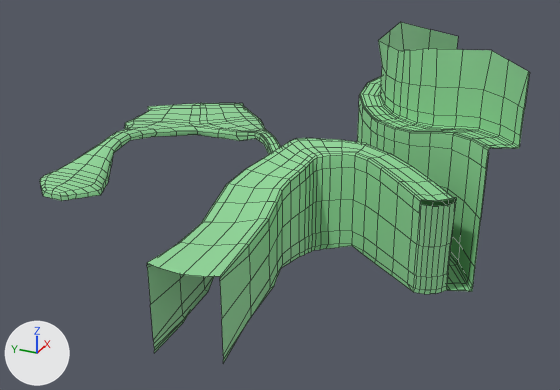
One commit to the FBX model Assets/Terrain/terrain_W1A5.fbx: the scene before it, then after it.
Camera for both pictures: a camera (50 mm lens) standing at (-279.0, -860.0, 150.0) and looking at (5.0, -732.0, 7.0). The axes (+X, +Y, +Z) are drawn at lower left. The lights are the same throughout. Mesh edges are drawn as thin lines. Where no turn or scale is listed for an object, it has been applied to the vertices.

Names of what the first picture shows: 'W1A5_mesh'.
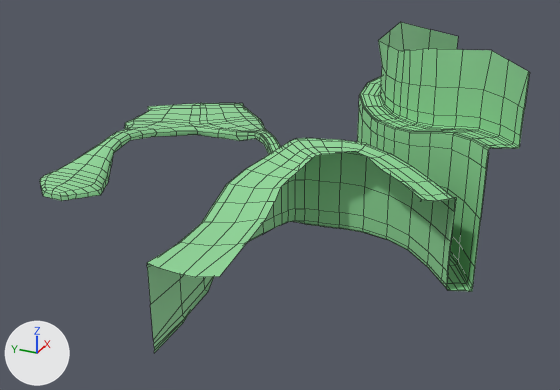
Location of each change, [x1, y1, x2, y2] in pixels of the pictures (560 x 390 px):
'W1A5_mesh', reshaped
    before: [40, 22, 530, 363]
    after: [40, 22, 530, 353]
part 1 of me_mesh, cut back
    before: [183, 151, 456, 363]
    after: [183, 151, 426, 277]

Edits to the bpy script that builds the scene:
```text
Change me_mesh:
    used by ob_w1a5_mesh; location = (0.0, 0.0, 0.0)
    remove me_mesh.from_pydata(...)  # 1116 vertices, 1028 faces; spans x -104.0..135.0, y -836.0..-598.0, z -7.0..90.0
    add me_mesh.from_pydata(...)  # 963 vertices, 885 faces; spans x -104.0..135.0, y -836.0..-598.0, z -7.0..90.0
    me_mesh part 1
    155 vertices are removed from x -102.0..-20.0, y -819.0..-752.0, z -1.0..50.0
    156 faces are deleted
    1 vertex moves from x -102.0, y -756.0, z 29.0 to x -102.0, y -752.0, z 28.0
    2 vertices are added at (-40.0, -752.0, 33.0), (-23.0, -776.0, 45.0)
    13 new faces join them
```
